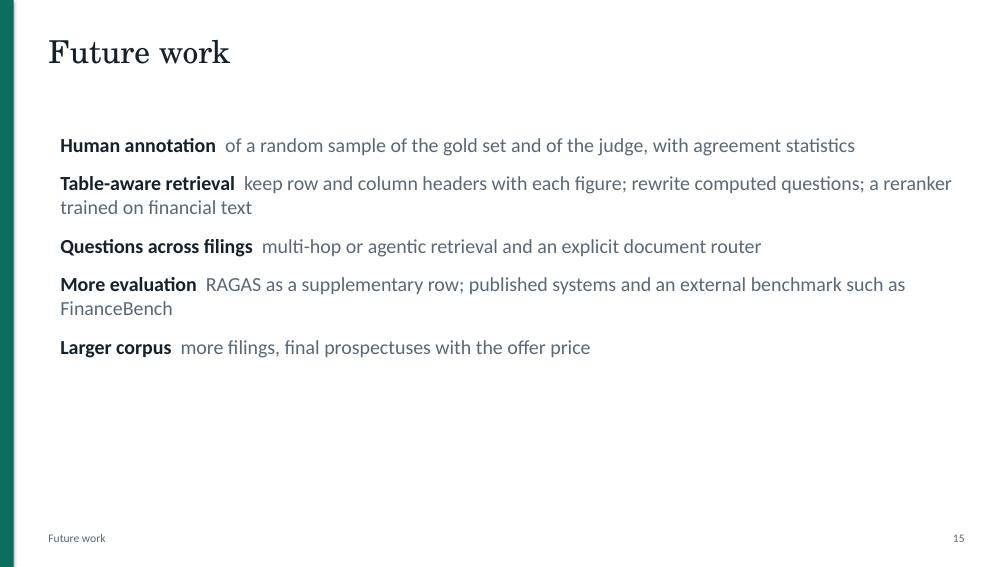
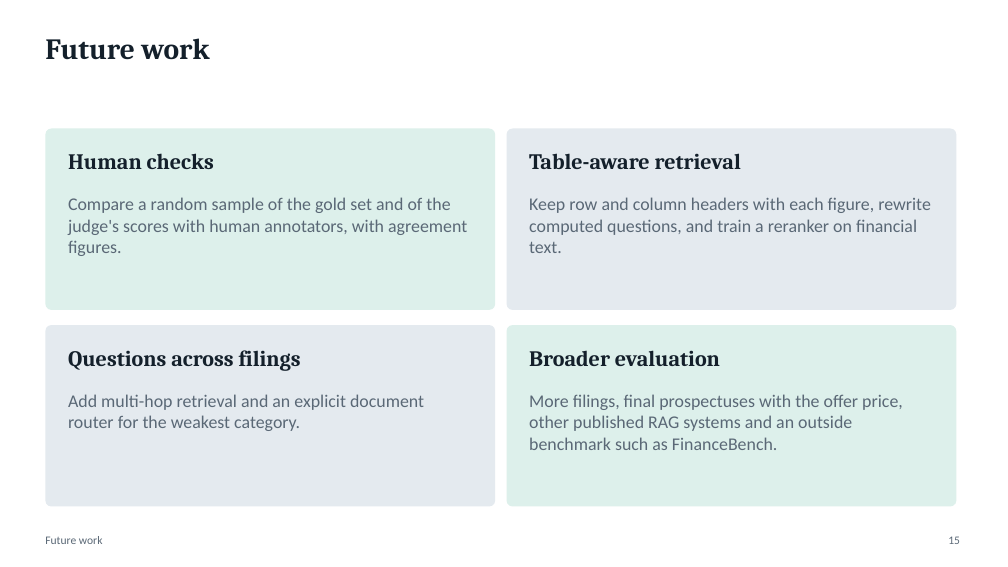
Before and after one commit to DarkkReaper007/RAG-for-financial-analysis, a slide deck: slide 15 of paper/slides.pptx. Drawn at 1008x567 pixels with LibreOffice and Linux fonts; fonts in the diff are those of the drawing. Boxes give left, top, right and bottom in pixels: in the first picture for what was removed or moved away, otherwise in the second. Text is boxed around its words. In the diff, an @@ line names an element or a change of style, - is before the commit and + after.

```diff
--- a/paper/slides.pptx
+++ b/paper/slides.pptx
@@ rectangle removed at [0,0,14,567] @@
@@ text "Future work": place and size @@
-text "Future work" at [48,534,106,542]
+text "Future work" at [45,38,209,60]
@@ text "Future work" at [45,38,209,60]: size 11 to 28 pt, font Calibri to Cambria, text colour #5A6876 to #14202B, bold on @@
@@ rounded rectangle added at [45,129,495,310], fill #DDF0EB @@
@@ text removed at [60,138,951,358] @@
-Human annotation of a random sample of the gold set and of the judge, with agreement statistics
-Table-aware retrieval keep row and column headers with each figure; rewrite computed questions; a reranker trained on financial text
-Questions across filings multi-hop or agentic retrieval and an explicit document router
-More evaluation RAGAS as a supplementary row; published systems and an external benchmark such as FinanceBench
-Larger corpus more filings, final prospectuses with the offer price
@@ rounded rectangle added at [507,129,957,310], fill #E4EAEF @@
@@ text added at [68,153,214,169], 21 pt, text #14202B, bold @@
+Human checks
@@ text added at [529,153,741,169], 21 pt, text #14202B, bold @@
+Table-aware retrieval
@@ text added at [68,197,467,256], 17 pt, text #5A6876 @@
+Compare a random sample of the gold set and of the judge's scores with human annotators, with agreement figures.
@@ text added at [529,197,931,253], 17 pt, text #5A6876 @@
+Keep row and column headers with each figure, rewrite computed questions, and train a reranker on financial text.
@@ rounded rectangle added at [45,325,495,507], fill #E4EAEF @@
@@ rounded rectangle added at [507,325,957,507], fill #DDF0EB @@
@@ text added at [68,350,301,371], 21 pt, text #14202B, bold @@
+Questions across filings
@@ text added at [529,350,720,366], 21 pt, text #14202B, bold @@
+Broader evaluation
@@ text added at [68,394,424,431], 17 pt, text #5A6876 @@
+Add multi-hop retrieval and an explicit document router for the weakest category.
@@ text added at [529,394,903,450], 17 pt, text #5A6876 @@
+More filings, final prospectuses with the offer price, other published RAG systems and an outside benchmark such as FinanceBench.
@@ text "Future work": place and size @@
-text "Future work" at [48,40,230,64]
+text "Future work" at [45,536,103,544]
@@ text "Future work" at [45,536,103,544]: size 30 to 11 pt, font TeX Gyre Schola to Calibri, text colour #14202B to #5A6876 @@
@@ text "15": place and size @@
-text "15" at [953,534,965,542]
+text "15" at [948,536,960,544]
```
Also in this commit, not shown: 9 other slides changed, 7 slides added, 7 slides removed, 5 other files.
